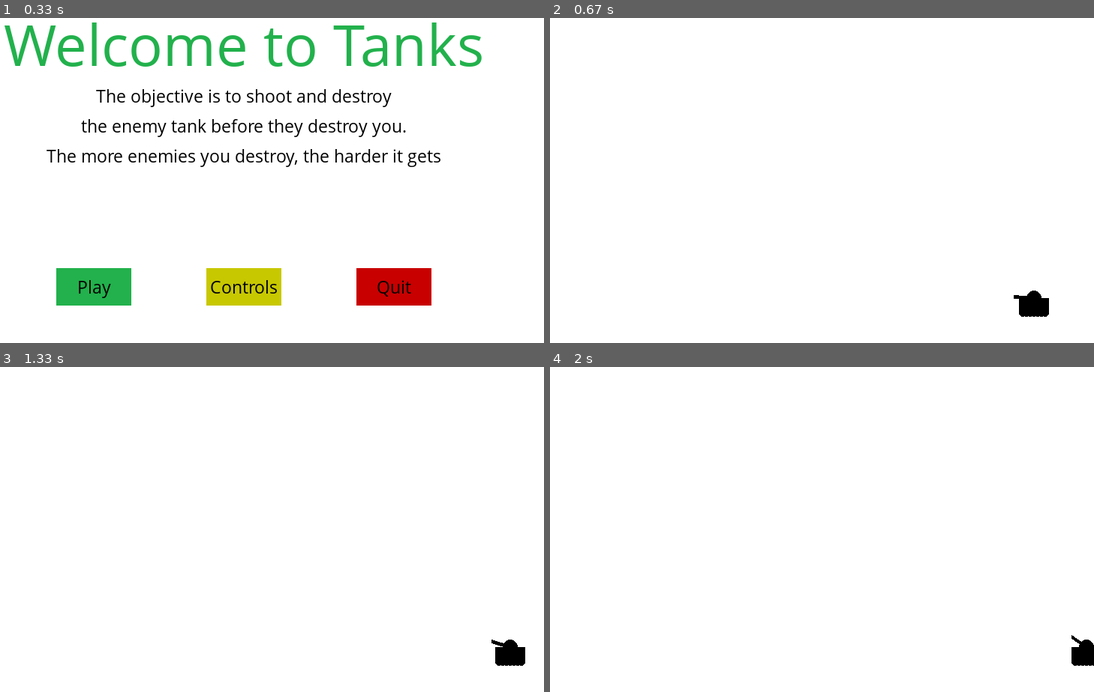
Above: before the commit, frames 1-4 (two rows, left to right).
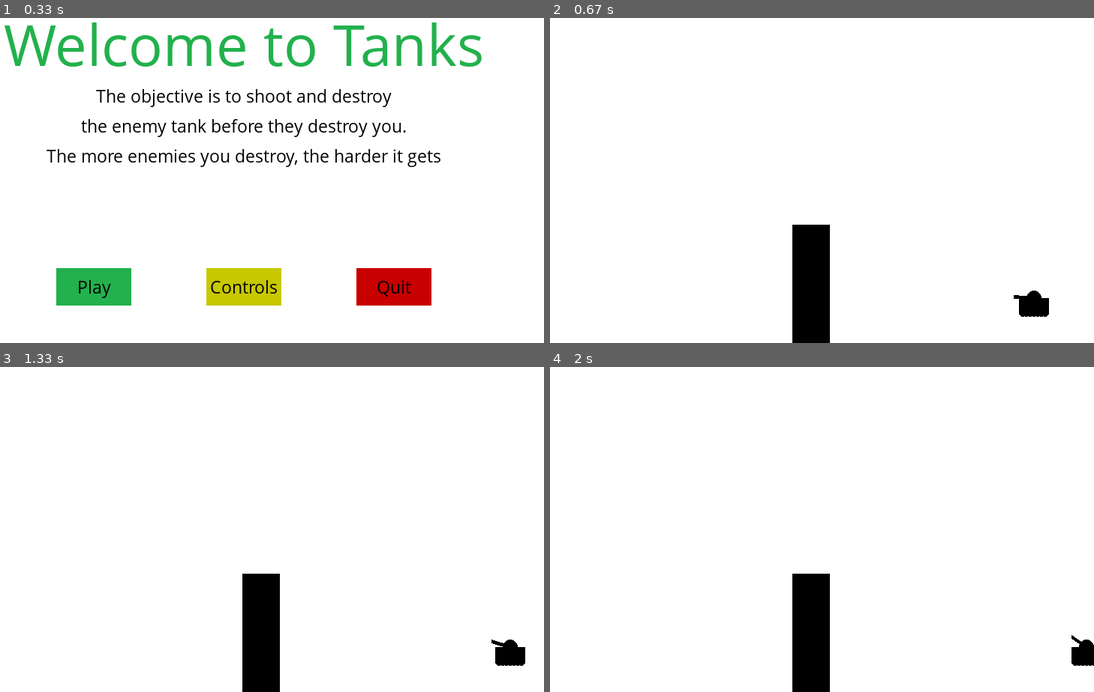
Above: after the commit, the same moments.

Repository: NikhilHeda/PyGame---Practice
Game: pygame game, started from code.py
Same seed, same stepped clock (60 frames per second), same inputs: the game is played once before the commit and once after it.
Inputs (mouse positions are in pixels of both pictures, inside the frame that each line leads up to):
- Up to frame 1 (0.33 s): no input
- Up to frame 2 (0.67 s): tap C at 0.33 s
- Up to frame 3 (1.33 s): hold Right 0.67-1.13 s; move the mouse to (244, 497) at 0.7 s; hold Up from 1.17 s (still down)
- Up to frame 4 (2 s): release Up at 1.47 s; hold Right 1.5-1.97 s

Frame 1 is identical in both runs. In frame 2, 2.5% of the frame differs, in the area x 44-52%, y 63-100%; in frame 3, 2.5%; in frame 4, 2.5%.

Commit message:
Added random barrier functionality

Diff:
--- a/code.py
+++ b/code.py
@@ -186,8 +186,8 @@
 		pygame.draw.circle(gameDisplay, black, (x - startX, y + tankHeight), wheelWidth)
 		startX -= wheelWidth
 
-def barrier():
-	xlocation = int(display_width / 2) + random.randint(-0.2 * display_width, 0.2 * display_width)
+def barrier(xlocation, randomHeight):
+	pygame.draw.rect(gameDisplay, black, [xlocation, display_height - randomHeight, 50, randomHeight])
 
 def gameLoop():
 	gameExit = False
@@ -200,6 +200,9 @@
 
 	currentTurPos = 0
 	changeTur = 0
+
+	xlocation = int(display_width / 2) + random.randint(-0.2 * display_width, 0.2 * display_width)
+	randomHeight = random.randrange(display_height * 0.1, display_height * 0.6)
 
 	while not gameExit:
 
@@ -254,6 +257,8 @@
 
 		tank(mainTankX, mainTankY, currentTurPos)
 
+		barrier(xlocation, randomHeight)
+
 		pygame.display.update()
 
 		clock.tick(FPS)
